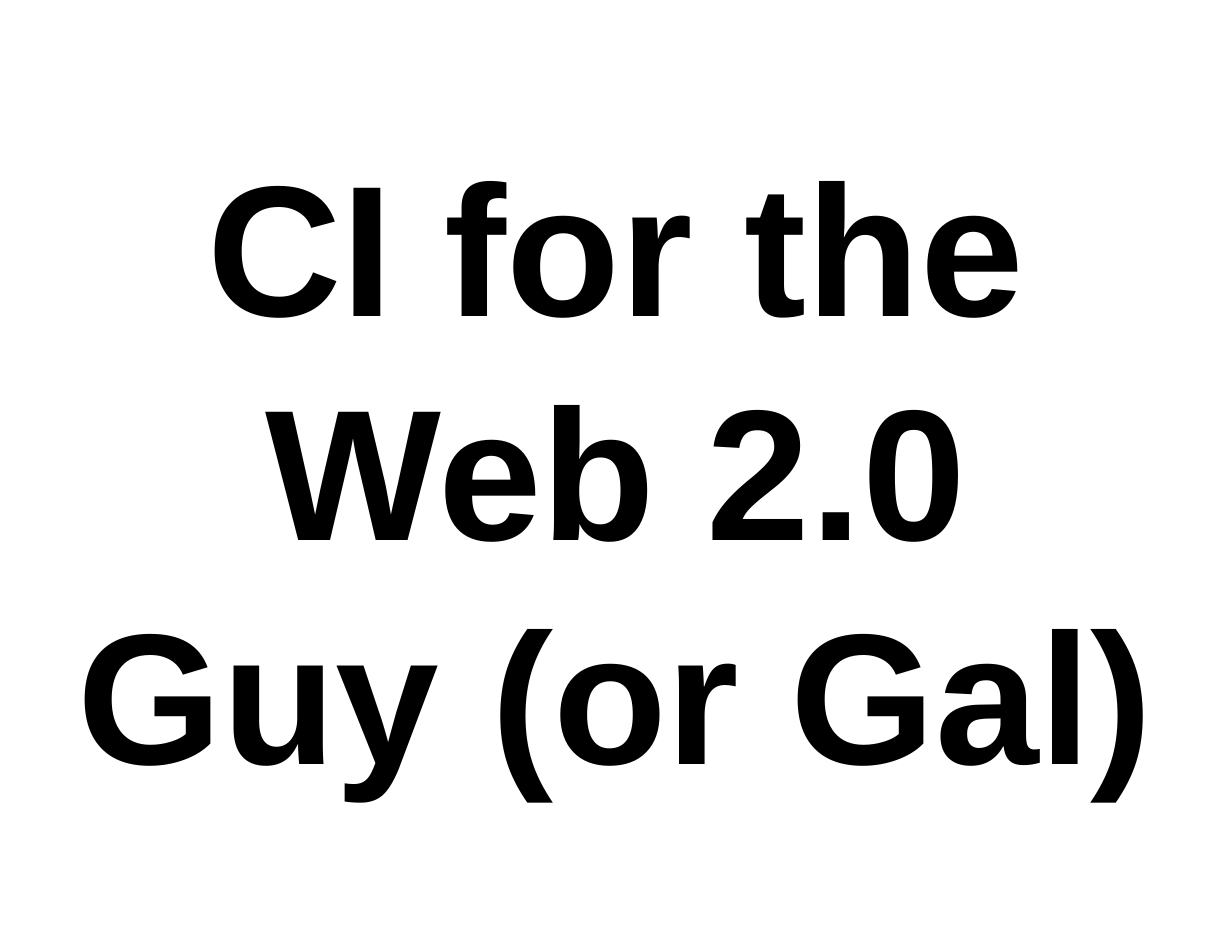
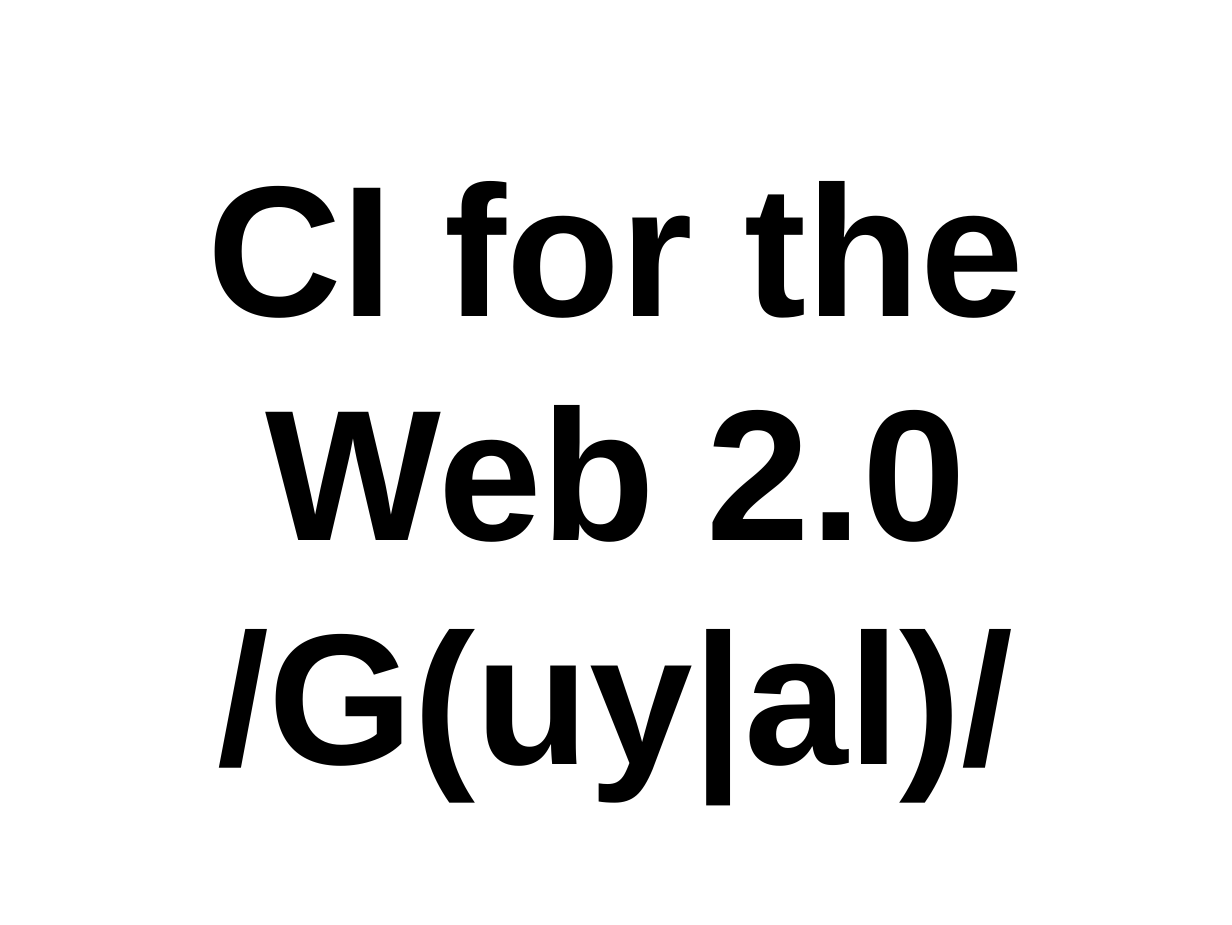
Before and after one commit to thewoolleyman/ci_for_the_rails_guy_or_gal, a slide deck: slide 1 of presentation/ci_for_the_web_2.0_guy_or_gal.odp. Drawn at 1232x925 pixels with LibreOffice and Linux fonts; fonts in the diff are those of the drawing. Boxes give left, top, right and bottom in pixels: in the first picture for what was removed or moved away, otherwise in the second. Text is boxed around its words. In the diff, an @@ line names an element or a change of style, - is before the commit and + after.

```diff
--- a/presentation/ci_for_the_web_2.0_guy_or_gal.odp
+++ b/presentation/ci_for_the_web_2.0_guy_or_gal.odp
@@ title at (207, 181, 1024, 797): text changed @@
-CI for the Web 2.0 Guy (or Gal)
+CI for the Web 2.0 /G(uy|al)/
```
Also in this commit, not shown: 4 other slides changed, 7 slides added, 1 slide removed, 1 other file.
